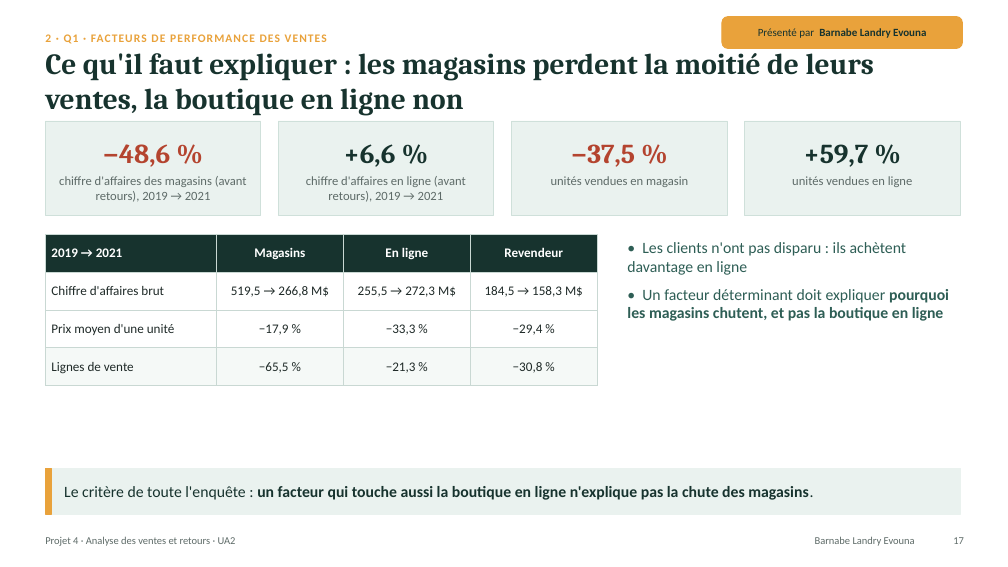
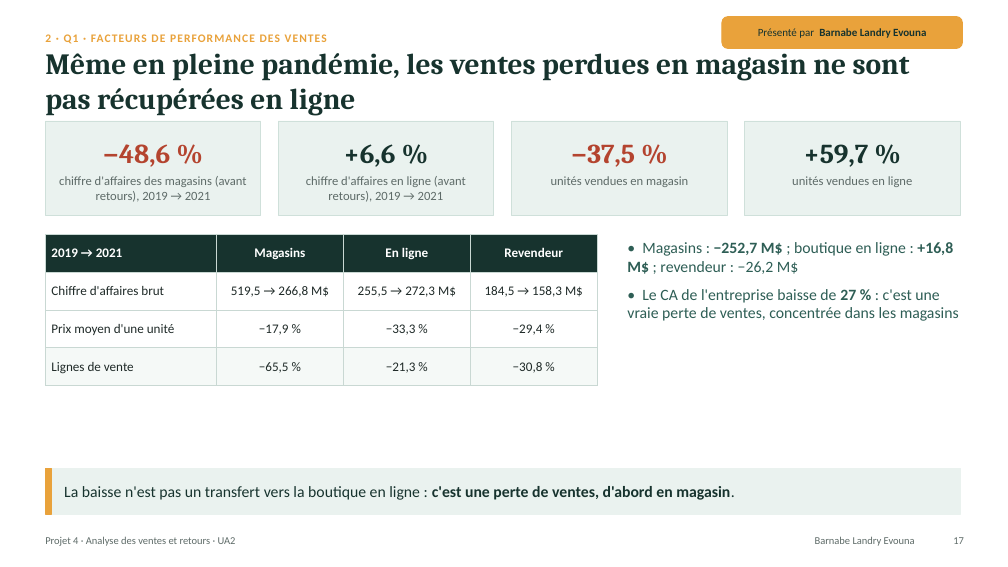
Before and after one commit to lezoul/projet4-contoso, a slide deck: slide 17 of reports/presentations/UA2_presentation_L3_L4.pptx. Drawn at 1008x567 pixels with LibreOffice and Linux fonts; fonts in the diff are those of the drawing. Boxes give left, top, right and bottom in pixels: in the first picture for what was removed or moved away, otherwise in the second. Text is boxed around its words. In the diff, an @@ line names an element or a change of style, - is before the commit and + after.

Commit message:
UA2 : Q1 recentrée sur les facteurs (la gamme comme facteur secondaire, pas de transfert vers la boutique en ligne)

```diff
--- a/reports/presentations/UA2_presentation_L3_L4.pptx
+++ b/reports/presentations/UA2_presentation_L3_L4.pptx
@@ text at [45, 46, 910, 116]: text changed @@
-Ce qu'il faut expliquer : les magasins perdent la moitié de leurs ventes, la boutique en ligne non
+Même en pleine pandémie, les ventes perdues en magasin ne sont pas récupérées en ligne
@@ text at [627, 242, 959, 321]: text changed @@
-• Les clients n'ont pas disparu : ils achètent davantage en ligne
-• Un facteur déterminant doit expliquer pourquoi les magasins chutent, et pas la boutique en ligne
+• Magasins : −252,7 M$ ; boutique en ligne : +16,8 M$ ; revendeur : −26,2 M$
+• Le CA de l'entreprise baisse de 27 % : c'est une vraie perte de ventes, concentrée dans les magasins
@@ text at [64, 486, 734, 500]: text changed; bold off @@
-Le critère de toute l'enquête : un facteur qui touche aussi la boutique en ligne n'explique pas la chute des magasins.
+La baisse n'est pas un transfert vers la boutique en ligne : c'est une perte de ventes, d'abord en magasin.
```
Also in this commit, not shown: 3 other slides changed.
